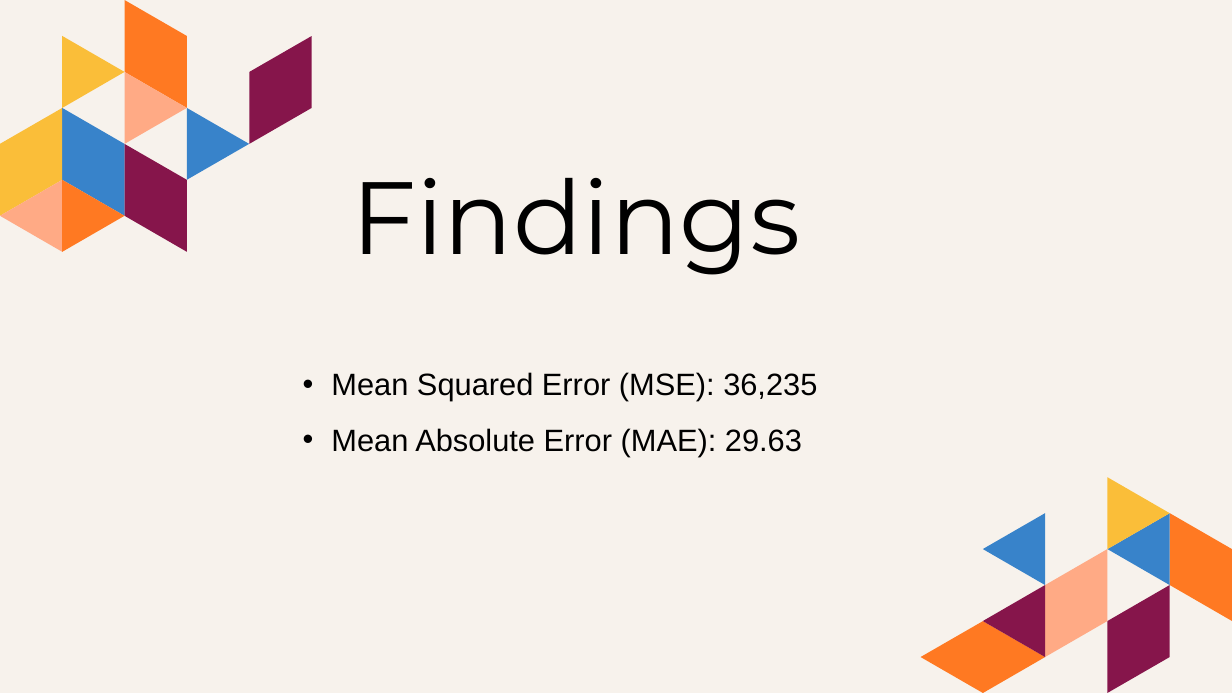
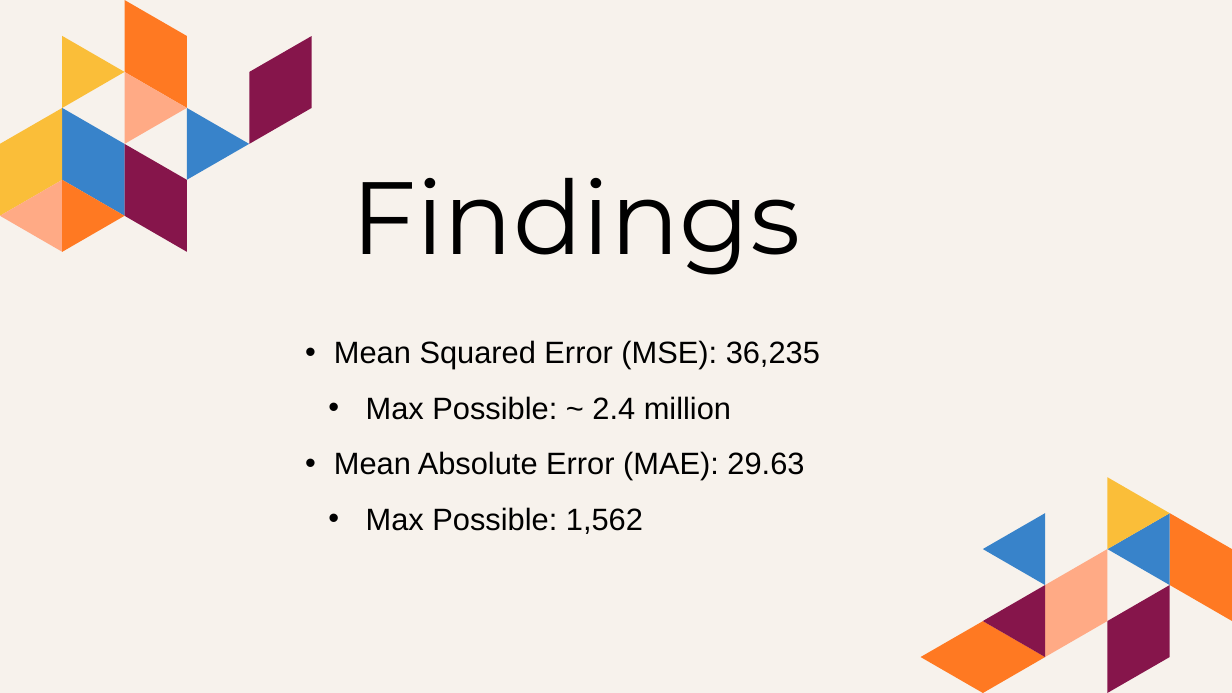
Before and after one commit to grahamjh99/VisionDrive, a slide deck: slide 6 of presentation/A Simple Self Drive Model.pptx. Drawn at 1232x693 pixels with LibreOffice and Linux fonts; fonts in the diff are those of the drawing. Boxes give left, top, right and bottom in pixels: in the first picture for what was removed or moved away, otherwise in the second. Text is boxed around its words. In the diff, an @@ line names an element or a change of style, - is before the commit and + after.

```diff
--- a/presentation/A Simple Self Drive Model.pptx
+++ b/presentation/A Simple Self Drive Model.pptx
@@ text "Mean Squared Error (MSE): 36,235": place and size @@
-text "Mean Squared Error (MSE): 36,235" at [331, 372, 817, 457]
+text "Mean Squared Error (MSE): 36,235" at [334, 340, 820, 534]
@@ text at [366, 396, 731, 420]: paragraph added @@
+• Max Possible: ~ 2.4 million
@@ text at [366, 507, 643, 534]: paragraph added @@
+• Max Possible: 1,562
```
Also in this commit, not shown: 9 other slides changed.
